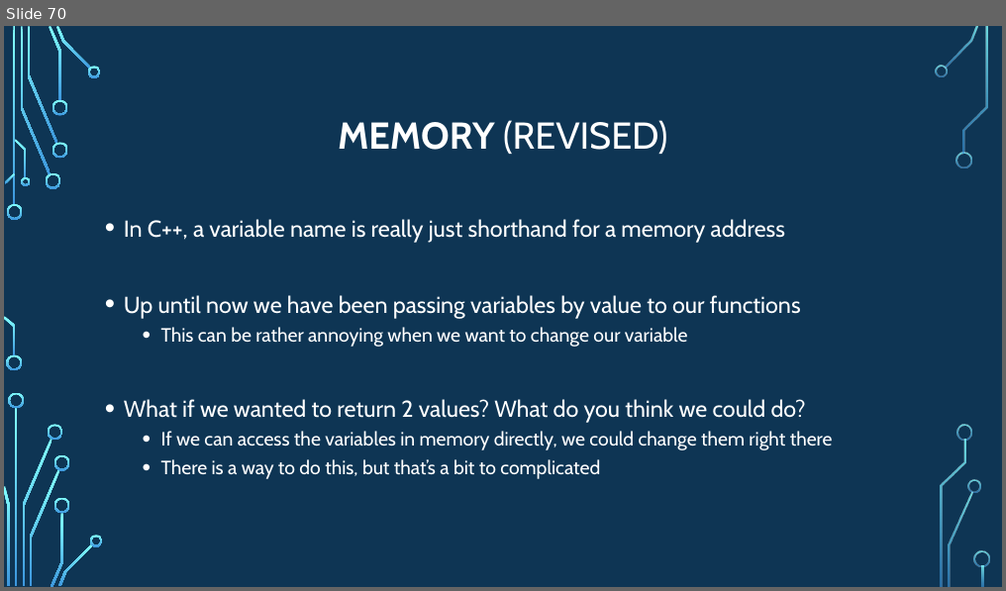
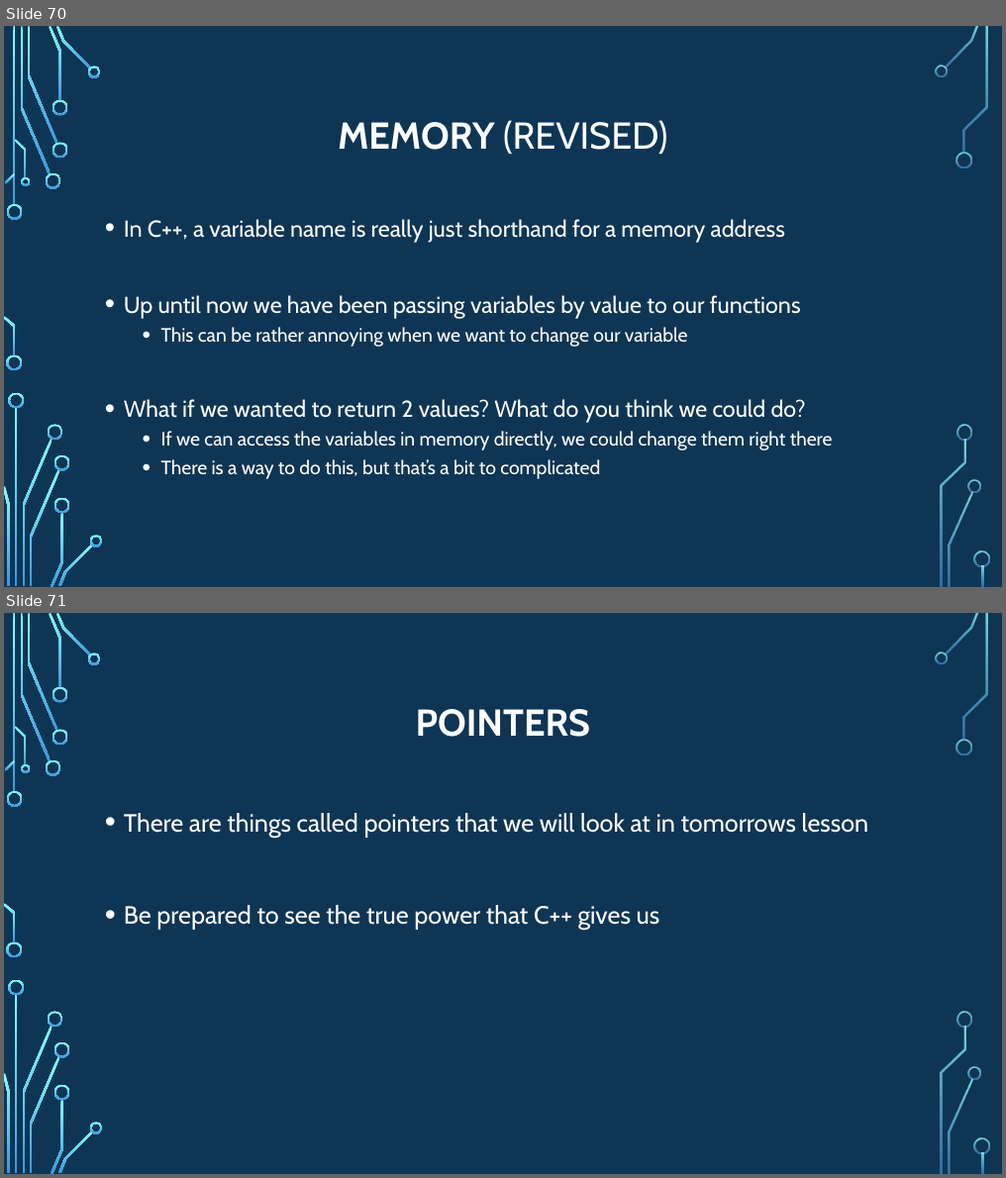
Before and after one commit to psypdt/ZIS_C-_Summer_Course_2019, a slide deck: Day_4/Day_4.pptx. Shown one above the other, each under a label of ours: slide 70 before the commit, slides 70 and 71 after it. The pictures are 1006x591 and 1006x1178 pixels, drawn with LibreOffice and Linux fonts; fonts in the diff are those of the drawing; background and template pictures are left out. Boxes give left, top, right and bottom in pixels: in the first picture for what was removed or moved away, otherwise in the second. Text is boxed around its words. In the diff, an @@ line names an element or a change of style, - is before the commit and + after.

```diff
--- a/Day_4/Day_4.pptx
+++ b/Day_4/Day_4.pptx
@@ slide 71 added at (4,613,1002,1174), background picture (left out); not listed: 36 template elements that a slide beside it also shows @@
@@ title added at (416,709,591,737), 36 pt, text #FFFFFF, bold @@
+POINTERS
@@ text added at (124,813,868,930), 24 pt, text #FFFFFF @@
+• There are things called pointers that we will look at in tomorrows lesson
+• Be prepared to see the true power that C++ gives us
```
Also in this commit, not shown: 1 slide removed, 2 other files.
